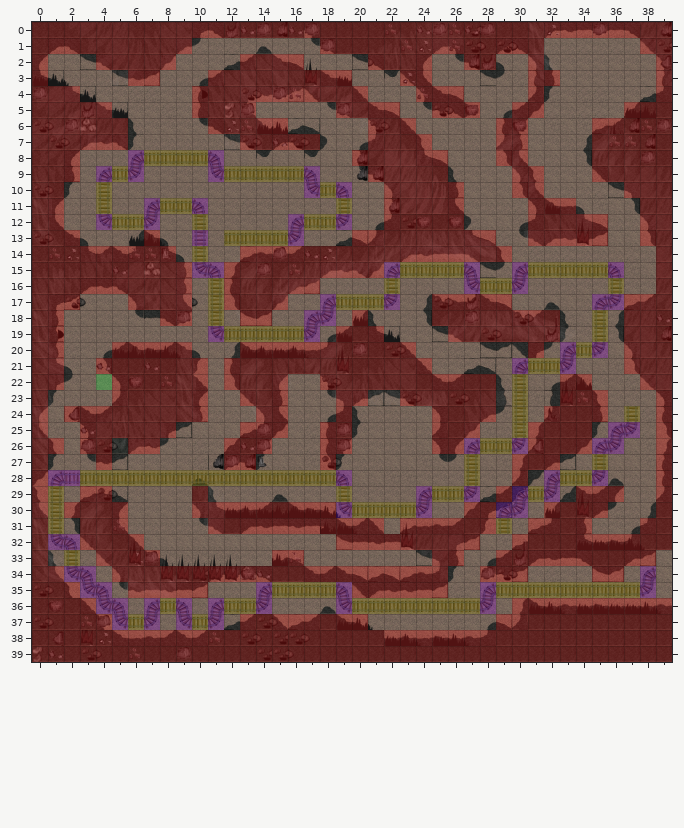
An edit to a level. Tiled map, cave/cave-64/gold-on-wheels-64.tmx. That is the earlier state.
Cells are 64x64 px. Shown: x 0..39, y 0..39.
The result:
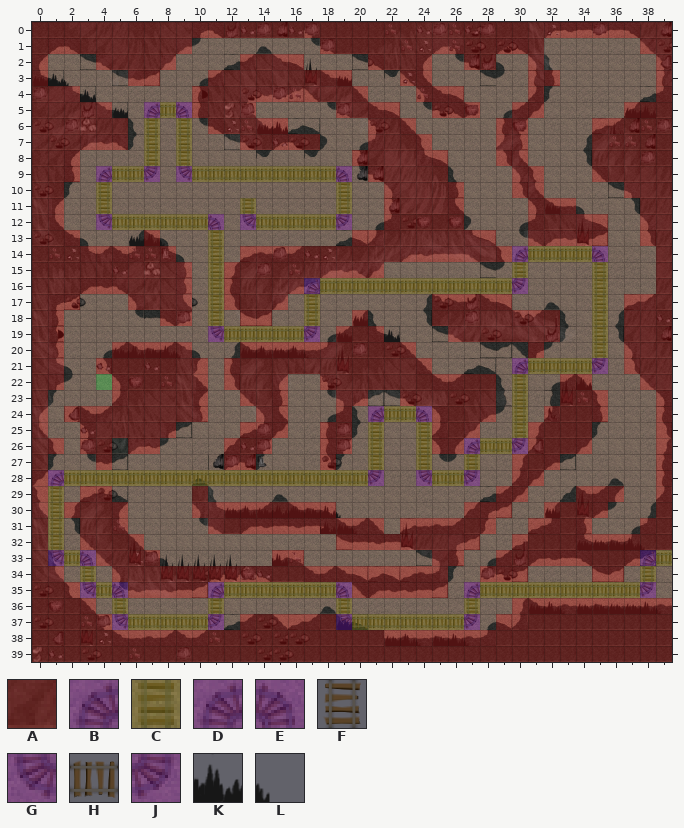
Key: from "meta": A 0, B 4, C 5; from "rails": D 0, E 1, F 4, G 8, H 9, J 10; from "rocks": K 57, L 58.
_ is an empty cell.
See-through tiles are keyed as they look on the map.
Changes in this commit:
Layer "rails":
y 5: x 7..9 ___ -> DHE
y 6..7: x 7 _ -> F; x 9 _ -> F
y 8: x 6..11 DHHHHE -> _F_F__
y 9: x 6..7 J_ -> HJ; x 9..11 __G -> GHH; x 17..19 E__ -> HHE
y 10: x 17..19 GHE -> __F
y 11: x 7..10 DHHE -> ____; x 13 _ -> F
y 12: x 7..11 J__F_ -> HHHHE; x 13..16 ___D -> GHHH
y 13: x 10..16 F_HHHHJ -> _F_____
y 14: x 10..11 F_ -> _F; x 30..35 ______ -> DHHHHE
y 15: x 10..11 GE -> _F; x 22..27 DHHHHE -> ______; x 30..36 DHHHHHE -> F____F_
y 16: x 17..27 _____F____G -> DHHHHHHHHHH; x 35..36 _F -> F_
y 17: x 17..22 _DHHHJ -> F_____; x 35..36 DJ -> F_
y 18: x 17..18 DJ -> F_
y 20: x 33..35 DHJ -> __F
y 21: x 33..35 J__ -> HHJ
y 24: x 21..24 ____ -> DHHE; x 37 F -> _
y 25: x 21 _ -> F; x 24 _ -> F; x 36..37 DJ -> __
y 26: x 21 _ -> F; x 24 _ -> F; x 35..36 DJ -> __
y 27: x 21 _ -> F; x 24 _ -> F; x 35 F -> _
y 28: x 19..21 E__ -> HHJ; x 24..27 ___F -> GHHJ; x 32..35 DHHJ -> ____
y 29: x 19 F -> _; x 24..27 DHHJ -> ____; x 30..32 DHJ -> ___
y 30: x 19..24 GHHHHJ -> ______; x 29..30 DJ -> __
y 31: x 29 F -> _
y 32: x 1..2 GE -> F_
y 33: x 1..3 _F_ -> GHE; x 38..39 __ -> DH
y 34: x 2..3 GE -> _F; x 38 D -> F
y 35: x 4..5 E_ -> HE; x 11..14 ___D -> DHHH; x 27..28 _D -> DH
y 36: x 4..5 GE -> _F; x 7..9 DHE -> ___; x 11..14 DHHJ -> F___; x 19..28 GHHHHHHHHJ -> F_______F_
y 37: x 7..9 J_G -> HHH; x 19..27 _________ -> GHHHHHHHJ
Layer "stalactites":
y 37: x 20..21 KL -> __
Layer "Meta":
y 5: x 7..9 ___ -> BCB
y 6..7: x 7 _ -> C; x 9 _ -> C
y 8: x 6 B -> _; x 8 C -> _; x 10..11 CB -> __
y 9: x 6..7 B_ -> CB; x 9..11 __B -> BCC; x 17..19 B__ -> CCB
y 10: x 17..19 BCB -> __C
y 11: x 7..10 BCCB -> ____; x 13 _ -> C
y 12: x 7..9 B__ -> CCC; x 11 _ -> B; x 13..16 ___B -> BCCC
y 13: x 10..16 B_CCCCB -> _C_____
y 14: x 10..11 C_ -> _C; x 30..35 ______ -> BCCCCB
y 15: x 10..11 BB -> _C; x 22..27 BCCCCB -> ______; x 30..34 BCCCC -> C____; x 36 B -> _
y 16: x 17..21 A____ -> BCCCC; x 23..27 ____B -> CCCCC; x 35..36 _C -> C_
y 17: x 17..22 _BCCCB -> C_____; x 35..36 BB -> C_
y 18: x 17..18 BB -> C_
y 20: x 33..35 BCB -> __C
y 21: x 33..35 B__ -> CCB
y 24: x 21..24 ____ -> BCCB; x 37 C -> _
y 25: x 21 _ -> C; x 24 _ -> C; x 36..37 BB -> __
y 26: x 21 _ -> C; x 24 _ -> C; x 35..36 BB -> __
y 27: x 21 _ -> C; x 24 _ -> C; x 35 C -> _
y 28: x 2 B -> C; x 19..21 B__ -> CCB; x 24..27 ___C -> BCCB; x 31..35 _BCCB -> A____
y 29: x 19 C -> _; x 24..27 BCCB -> ____; x 30..32 BCB -> A__
y 30: x 19..24 BCCCCB -> ______; x 29..30 BB -> A_
y 31: x 29 C -> _
y 32: x 1..2 BB -> C_
y 33: x 1 _ -> B; x 3 _ -> B; x 38..39 A_ -> BC
y 34: x 2..3 BB -> _C; x 38 B -> C
y 35: x 4..5 B_ -> CB; x 11..14 ___B -> BCCC; x 27..28 _B -> BC
y 36: x 4..5 BB -> _C; x 7..9 BCB -> ___; x 11..14 BCCB -> C___; x 19..26 BCCCCCCC -> C_______; x 28 B -> _
y 37: x 7..9 B_B -> CCC; x 19..27 AA_______ -> BCCCCCCCB
